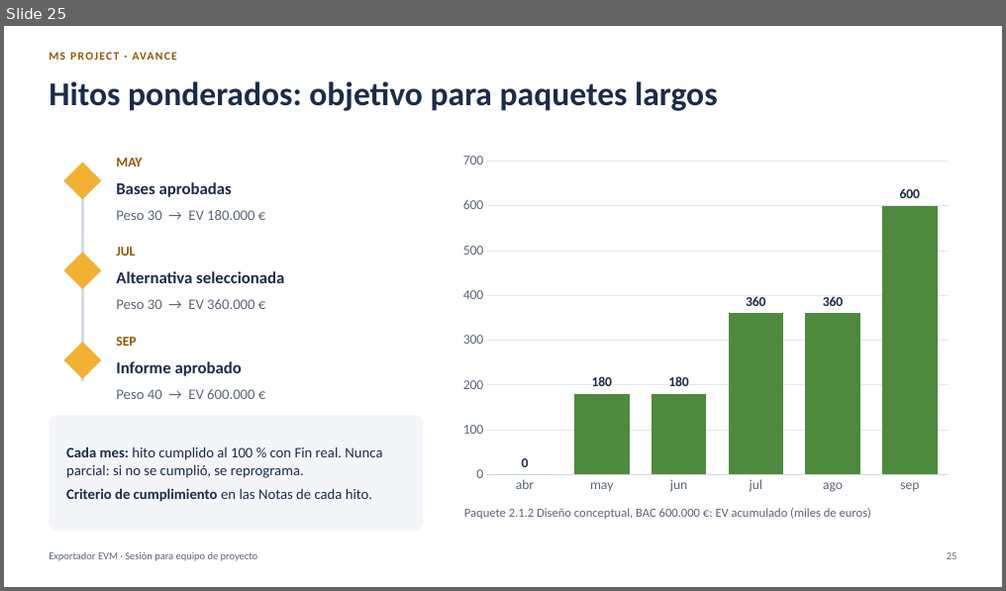
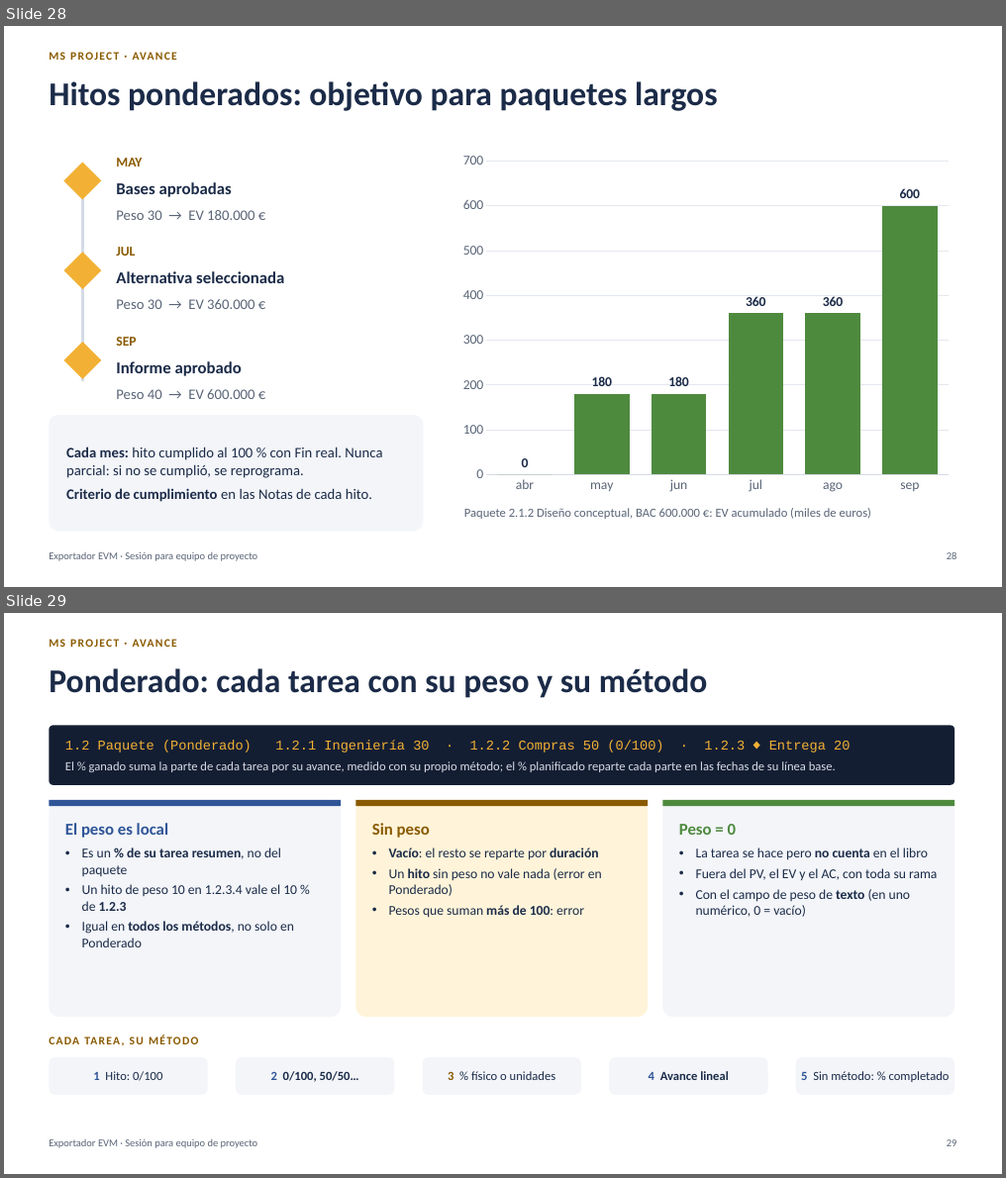
Before and after one commit to MarceloSalazar/evm-automation, a slide deck: docs/presentacion-jefes-de-proyecto.pptx. Shown one above the other, each under a label of ours: slide 25 before the commit, slides 28 and 29 after it. The pictures are 1006x591 and 1006x1178 pixels, drawn with LibreOffice and Linux fonts; fonts in the diff are those of the drawing. Boxes give left, top, right and bottom in pixels: in the first picture for what was removed or moved away, otherwise in the second. Text is boxed around its words. In the diff, an @@ line names an element or a change of style, - is before the commit and + after.

Commit message:
Capturas del libro regeneradas y presentación de la 2.7.0
- Capturas de docs/img/excel con las cabeceras y las fechas de EV de la 2.7.0.
- Presentación: 45 diapositivas y 30 minutos de contenido (34 con preguntas).
  Nuevas: actualizar-edt, revisar las líneas base (validar --informe),
  corregir-linea-base y el método Ponderado con los pesos por tarea resumen.
  Actualizadas: agenda, campos personalizados, presupuesto, errores
  frecuentes, hitos ponderados, cómo funciona, generar (HIT-013) y las
  capturas del libro.

```diff
--- a/docs/presentacion-jefes-de-proyecto.pptx
+++ b/docs/presentacion-jefes-de-proyecto.pptx
@@ slide 29 added at [4,613,1002,1174], background #FFFFFF @@
@@ text added at [49,636,648,658], 11 pt, text #8A5A00, bold @@
+MS PROJECT · AVANCE
@@ title added at [49,668,707,698], 32 pt, text #1B2B48, bold @@
+Ponderado: cada tarea con su peso y su método
@@ rounded rectangle added at [49,725,954,785], fill #141E33 @@
@@ text added at [65,741,849,772], 12 pt, text #D5DBE5 @@
+1.2 Paquete (Ponderado) 1.2.1 Ingeniería 30 · 1.2.2 Compras 50 (0/100) · 1.2.3 ◆ Entrega 20
+El % ganado suma la parte de cada tarea por su avance, medido con su propio método; el % planificado reparte cada parte en las fechas de su línea base.
@@ rounded rectangle added at [49,800,341,1017], fill #F3F5F9 @@
@@ rectangle added at [49,800,341,806], fill #2F5597 @@
@@ rounded rectangle added at [355,800,648,1017], fill #FFF4D9 @@
@@ rectangle added at [355,800,648,806], fill #8A5A00 @@
@@ rounded rectangle added at [662,800,954,1017], fill #F3F5F9 @@
@@ rectangle added at [662,800,954,806], fill #4E8A3E @@
@@ text added at [65,823,297,948], 13 pt, text #1B2B48 @@
+El peso es local
+• Es un % de su tarea resumen, no del paquete
+• Un hito de peso 10 en 1.2.3.4 vale el 10 % de 1.2.3
+• Igual en todos los métodos, no solo en Ponderado
@@ text added at [372,823,602,918], 13 pt, text #1B2B48 @@
+Sin peso
+• Vacío: el resto se reparte por duración
+• Un hito sin peso no vale nada (error en Ponderado)
+• Pesos que suman más de 100: error
@@ text added at [679,824,937,917], 13 pt, text #1B2B48 @@
+Peso = 0
+• La tarea se hace pero no cuenta en el libro
+• Fuera del PV, el EV y el AC, con toda su rama
+• Con el campo de peso de texto (en uno numérico, 0 = vacío)
@@ text added at [49,1034,498,1055], 11 pt, text #8A5A00, bold @@
+CADA TAREA, SU MÉTODO
@@ rounded rectangle added at [49,1058,208,1095], fill #F3F5F9, 12 pt, text #1B2B48 @@
+1 Hito: 0/100
@@ rounded rectangle added at [236,1058,395,1095], fill #F3F5F9, 12 pt, text #1B2B48, bold @@
+2 0/100, 50/50…
@@ rounded rectangle added at [423,1058,581,1095], fill #F3F5F9, 12 pt, text #1B2B48 @@
+3 % físico o unidades
@@ rounded rectangle added at [610,1058,768,1095], fill #F3F5F9, 12 pt, text #1B2B48, bold @@
+4 Avance lineal
@@ rounded rectangle added at [796,1058,954,1095], fill #F3F5F9, 12 pt, text #1B2B48 @@
+5 Sin método: % completado
@@ text added at [49,1140,258,1149], 10 pt, text #5A6577 @@
+Exportador EVM · Sesión para equipo de proyecto
@@ page number added at [946,1140,957,1147], 10 pt, text #5A6577 @@
+29
@@ what was slide 25 is now slide 28 @@
```
Also in this commit, not shown: 10 slides changed, 3 other slides added, 18 other files.
